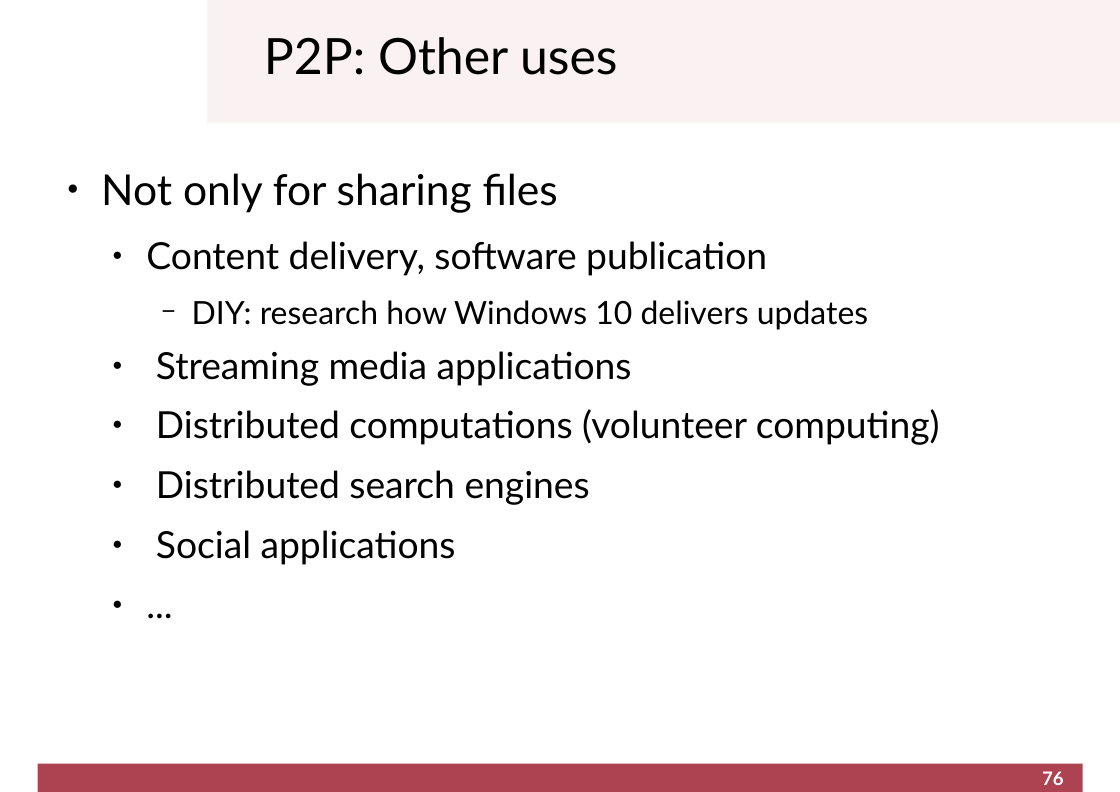
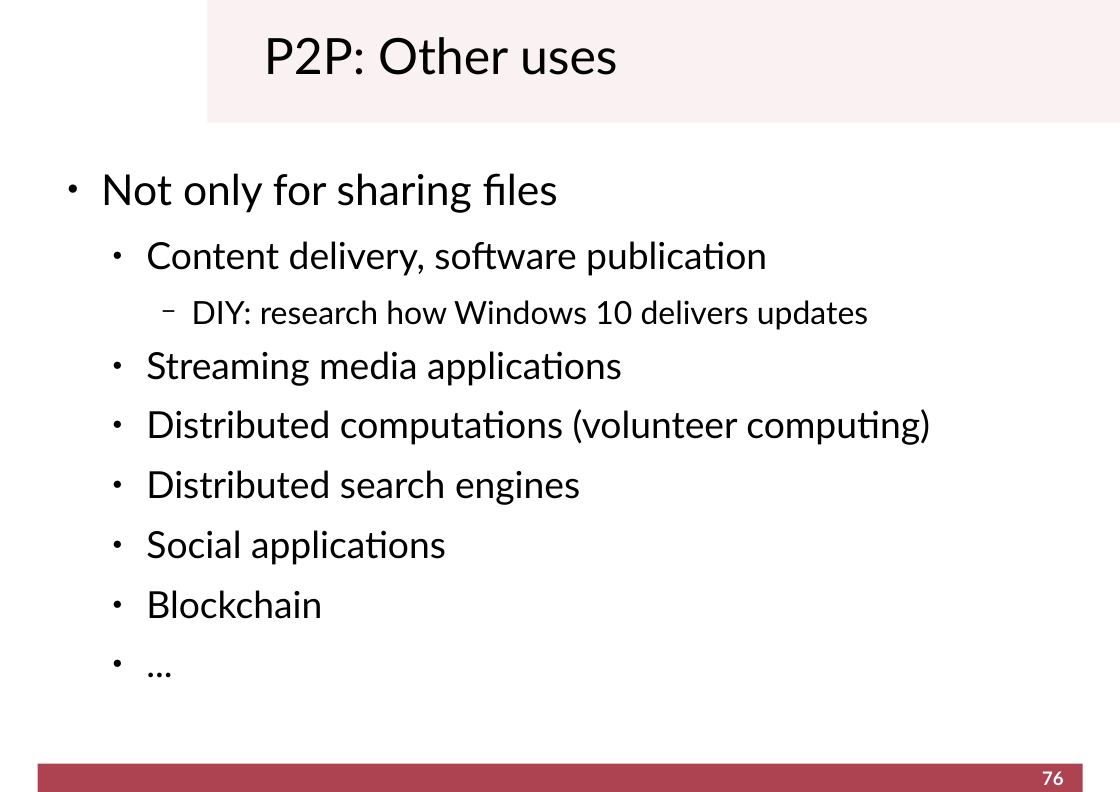
Before and after one commit to cletomartin/redes1, a slide deck: slide 76 of slides/application.odp. Drawn at 1120x792 pixels with LibreOffice and Linux fonts; fonts in the diff are those of the drawing; background and template pictures are left out. Boxes give left, top, right and bottom in pixels: in the first picture for what was removed or moved away, otherwise in the second. Text is boxed around its words. In the diff, an @@ line names an element or a change of style, - is before the commit and + after.

```diff
--- a/slides/application.odp
+++ b/slides/application.odp
@@ text at <box>146,590,322,619</box>: paragraph added @@
+  ● Blockchain
```
Also in this commit, not shown: 11 other slides changed, 1 other file.
